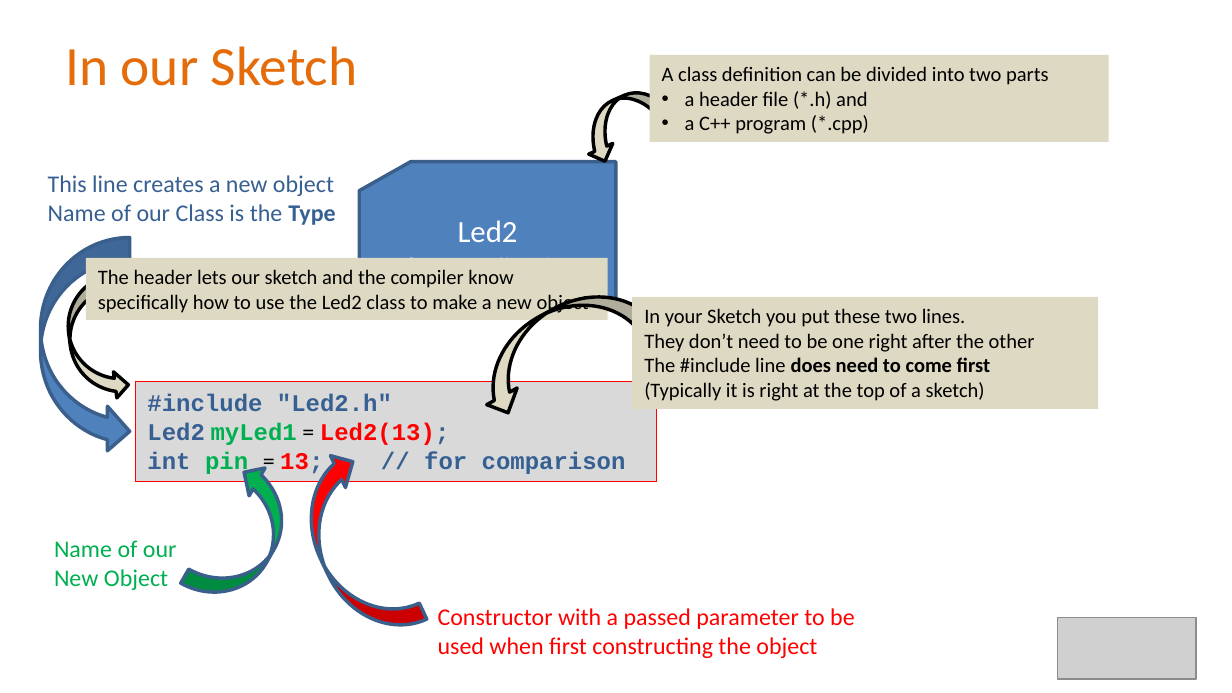
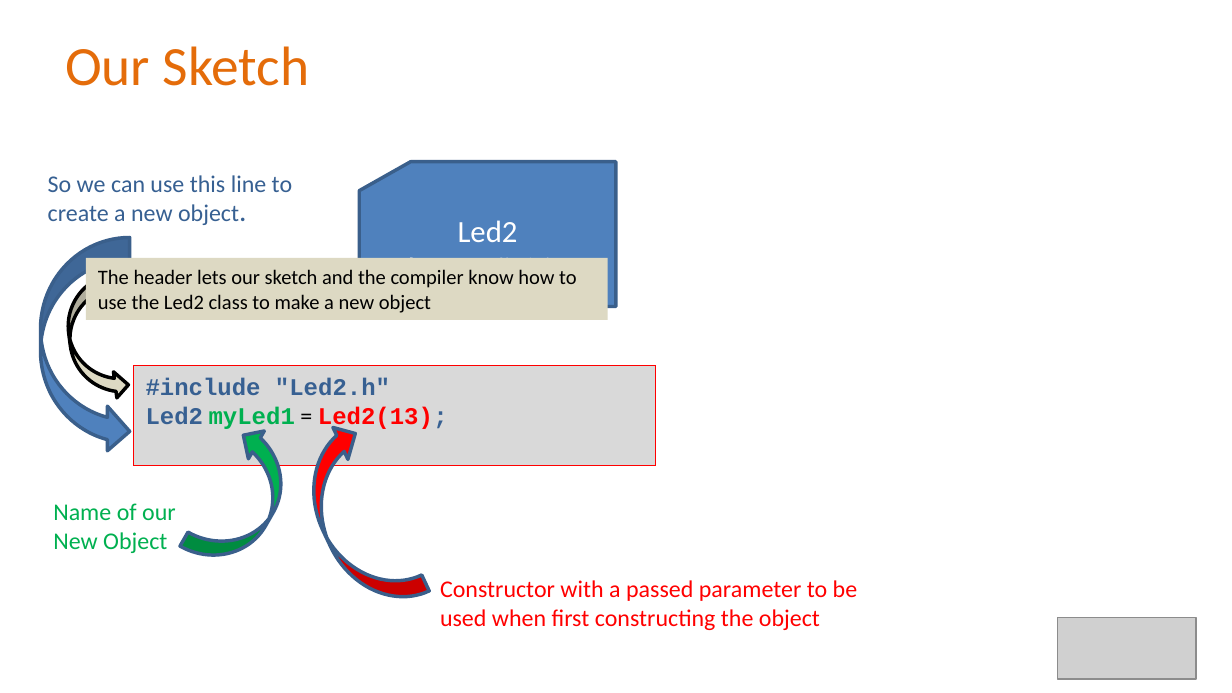
Before and after one commit to Alan-Lomax/MERG-SIG-Presentations, a slide deck: slide 7 of Introduction to Class Programming Part 2.pptx. Drawn at 1232x693 pixels with LibreOffice and Linux fonts; fonts in the diff are those of the drawing; grey boxes stand for pictures; background and template pictures are left out. Boxes give left, top, right and bottom in pixels: in the first picture for what was removed or moved away, otherwise in the second. Text is boxed around its words. In the diff, an @@ line names an element or a change of style, - is before the commit and + after.

```diff
--- a/Introduction to Class Programming Part 2.pptx
+++ b/Introduction to Class Programming Part 2.pptx
@@ title at [65, 46, 310, 86]: text changed @@
-In our Sketch
+Our Sketch
@@ rectangle removed at [649, 55, 1109, 143] @@
-A class definition can be divided into two parts
-• a header file (*.h) and
-• a C++ program (*.cpp)
@@ curved right arrow removed at [572, 80, 681, 167] @@
@@ text at [48, 175, 292, 225]: text changed @@
-This line creates a new object
-Name of our Class is the Type
+So we can use this line to create a new object.
@@ text in rectangle at [98, 269, 577, 313]: text changed @@
-The header lets our sketch and the compiler know specifically how to use the Led2 class to make a new object
+The header lets our sketch and the compiler know how to use the Led2 class to make a new object
@@ curved right arrow removed at [460, 269, 659, 421] @@
@@ rectangle removed at [632, 297, 1098, 409] @@
-In your Sketch you put these two lines.
-They don’t need to be one right after the other
-The #include line does need to come first
-(Typically it is right at the top of a sketch)
@@ rectangle "#include "Led2.h"": place and size @@
-rectangle "#include "Led2.h"" at [136, 383, 526, 453]
+rectangle "#include "Led2.h"" at [133, 366, 654, 466]
@@ rectangle removed at [136, 382, 657, 482] @@
-#include "Led2.h"
-Led2 myLed1 = Led2(13);
-int pin = 13; // for comparison
@@ curved down arrow: place and size @@
-curved down arrow at [282, 446, 427, 649]
+curved down arrow at [284, 418, 429, 621]
@@ curved up arrow: place and size @@
-curved up arrow at [181, 459, 308, 616]
+curved up arrow at [180, 422, 307, 579]
@@ text "Name of our New Object": place and size @@
-text "Name of our New Object" at [54, 540, 177, 590]
+text "Name of our New Object" at [53, 503, 176, 553]
@@ text "Constructor with a passed parameter ...": place and size @@
-text "Constructor with a passed parameter ..." at [438, 608, 854, 658]
+text "Constructor with a passed parameter ..." at [440, 580, 857, 630]
```
Also in this commit, not shown: 12 other slides changed, 3 slides added, 1 other file.
